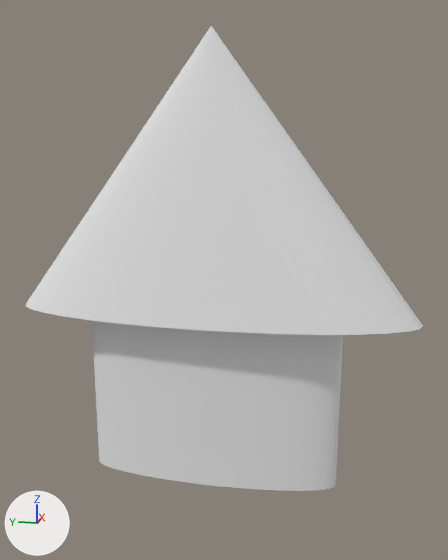
A saved change to the Blender file arrow.blend.
Both versions are drawn from a 50 mm lens placed at (-4.32, -0.95, 1.99), pointed at (0.03, -0.08, 0.9). Arrows for +X, +Y and +Z are at lower left; the lights stay in place.
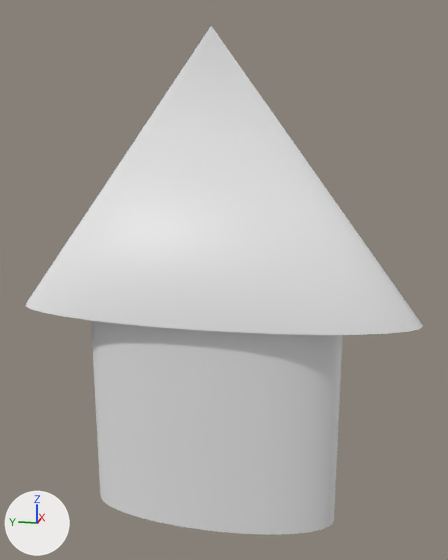
The newer file is also turned or shifted as a whole; pictures and numbers use the older file's frame.

Pixel boxes [x1, y1, x2, y2] of what changed, in the pictures (448 x 560 px):
```json
{"object": "Cone.001", "change": "added", "after": [91, 321, 343, 535]}
{"part": 1, "of": "me_cone_001", "change": "deleted", "before": [92, 321, 343, 491]}
{"part": 2, "of": "me_cone_001", "change": "shading changed", "before": [75, 29, 383, 287], "after": [75, 29, 383, 287]}
```

The change, as JSON lines over the scene's bpy script:
```json
{"block": "me_cone_001", "where": "# used by ob_cone; location = (0.0, 0.0, 0.0); scale = (0.4, 1.5, 1.0)"}
{"op": "remove", "block": "me_cone_001", "code": "me_cone_001.from_pydata(...)  # 3297 vertices, 3105 faces; spans x -1.0..1.0, y -1.0..1.0, z -0.66..2.65"}
{"op": "add", "block": "me_cone_001", "code": "me_cone_001.from_pydata(...)  # 33 vertices, 33 faces; spans x -1.0..1.0, y -1.0..1.0, z 0.65..2.65"}
{"block": "me_cone_001", "change": "me_cone_001 part 1: the loose piece of 3264 vertices spanning x -0.48..0.48, y -0.64..0.64, z -0.66..0.65 is deleted"}
{"block": "me_cone_001", "change": "me_cone_001 part 2: 33 kept faces spanning x -1.0..1.0, y -1.0..1.0, z 0.65..2.65 are now shaded smooth"}
{"op": "add", "block": "me_cone_000", "code": ["me_cone_000 = bpy.data.meshes.new('Cone.000')", "me_cone_000.from_pydata(...)  # 24 vertices, 12 faces; spans x -0.81..0.81, y -0.67..0.67, z -1.38..0.41", "me_cone_000.polygons.foreach_set('use_smooth', [True] * 12)"]}
{"op": "add", "block": "ob_cone_001", "code": ["ob_cone_001 = bpy.data.objects.new('Cone.001', me_cone_000)", "ob_cone_001.location = (0.0, 0.0, 0.273)", "ob_cone_001.scale = (0.4, 1.5, 0.9)", "_m = ob_cone_001.modifiers.new('Subsurf', 'SUBSURF')", "_m.levels = 4"]}
```
